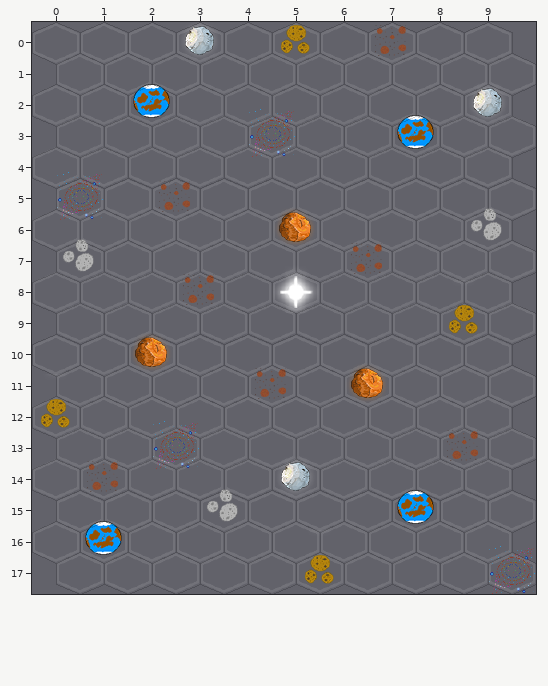
Level history. Tiled map: data/map/map.tmx. This is how it looked before the edit.
Cells are 60x52 px. Hexagonal. Every second row is shifted by half a cell. Shown: x 0..9, y 0..17.
And afterwards:
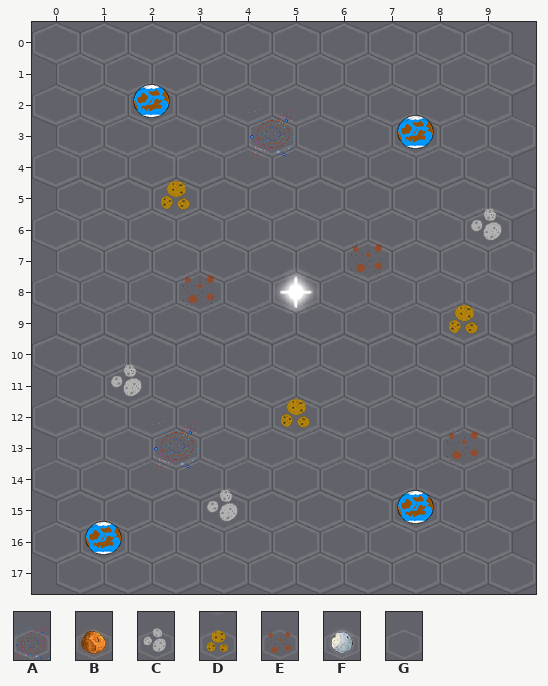
Key: from "Tileset_Hexagonal_PointyTop_60": A 2, B 3, C 4, D 5, E 6, F 7, G 8.
_ is an empty cell.
What changed:
{"where": "layer \"Ground\""}
{"y":0,"x":3,"old":"F","new":"G"}
{"y":0,"x":5,"old":"D","new":"G"}
{"y":0,"x":7,"old":"E","new":"G"}
{"y":2,"x":9,"old":"F","new":"G"}
{"y":5,"x":0,"old":"A","new":"G"}
{"y":5,"x":2,"old":"E","new":"D"}
{"y":6,"x":5,"old":"B","new":"G"}
{"y":7,"x":0,"old":"C","new":"G"}
{"y":10,"x":2,"old":"B","new":"G"}
{"y":11,"x":1,"old":"G","new":"C"}
{"y":11,"x":4,"old":"E","new":"G"}
{"y":11,"x":6,"old":"B","new":"G"}
{"y":12,"x":0,"old":"D","new":"G"}
{"y":12,"x":5,"old":"G","new":"D"}
{"y":14,"x":1,"old":"E","new":"G"}
{"y":14,"x":5,"old":"F","new":"G"}
{"y":17,"x":5,"old":"D","new":"G"}
{"y":17,"x":9,"old":"A","new":"G"}
